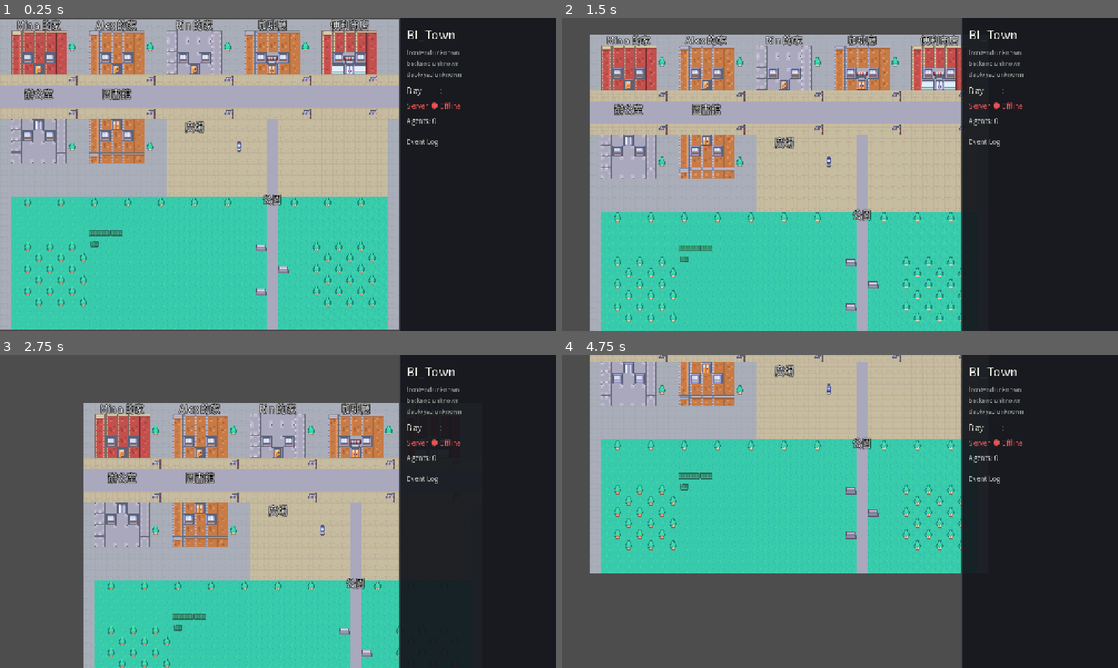
Above: before the commit, frames 1-4 (two rows, left to right).
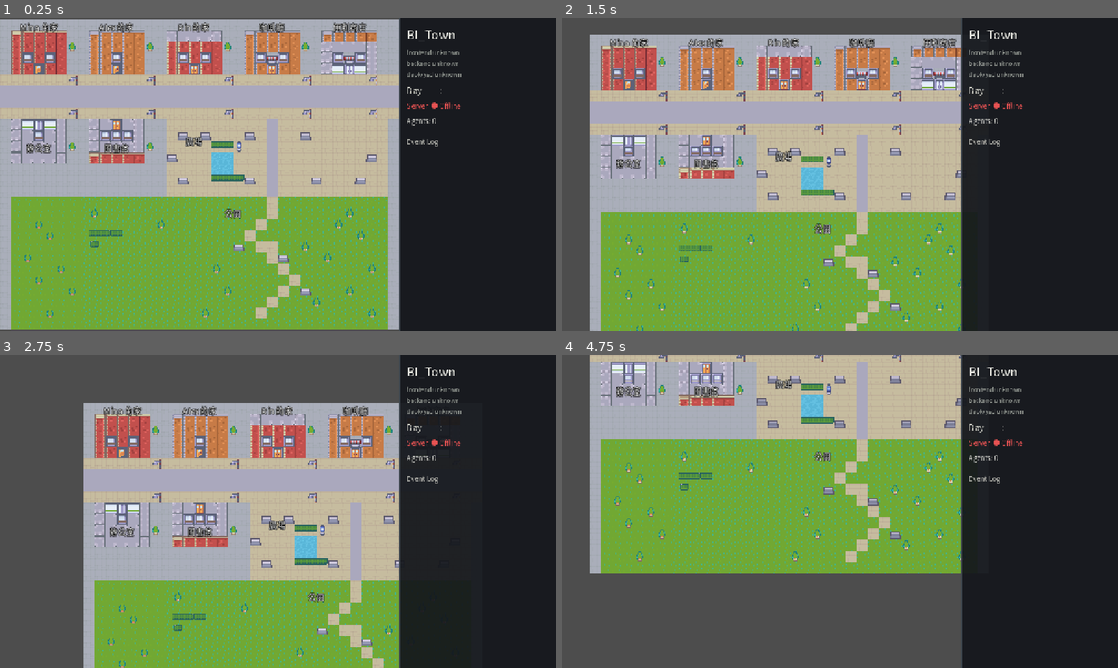
Above: after the commit, the same moments.

Repository: NYCU-Police/BI_Town
Game: Godot game, scene res://scenes/main.tscn
The game is run twice, just before and just after one commit, with the same random seed, the same clock (stepped at 60 frames per second) and the same inputs.
Inputs (mouse positions are in pixels of both pictures, inside the frame that each line leads up to):
- Up to frame 1 (0.25 s): no input
- Up to frame 2 (1.5 s): tap Enter at 0.5 s; drag from (1040, 237) to (895, 105) at 0.52 s; tap Space at 1.25 s; drag from (728, 190) to (812, 237) at 1.27 s
- Up to frame 3 (2.75 s): tap Enter at 2 s; move the mouse to (333, 442) at 2.02 s; click (333, 442) at 2.17 s
- Up to frame 4 (4.75 s): tap Space at 2.75, 4.25 s; drag from (812, 574) to (673, 464) at 2.77 s; tap Enter at 3.5 s; move the mouse to (1006, 558) at 3.52 s; click (1006, 558) at 3.67 s; drag from (673, 464) to (756, 433) at 4.27 s

The runs differ from the first frame. In frame 1, 35% of the frame differs, in the area x 2-70%, y 0-100%; in frame 2, 30%; in frame 3, 20%; in frame 4, 30%.

Commit message:
fix: sit place labels on their own roofs and vary the rebuilt map
The compact map reused facades, a straight park path, and street-level south labels. Shift grass to yellow-green, give each building its own front, and add the plaza pool.

Co-authored-by: Cursor <cursoragent@cursor.com>

Diff:
--- a/game/scripts/town_map.gd
+++ b/game/scripts/town_map.gd
@@ -26,6 +26,7 @@
 const AWNING := Vector2i(6, 8)
 const GLASS := Vector2i(9, 14)
 const SIGN := Vector2i(6, 6)
+const WATER := Vector2i(9, 7)
 
 var _source_id := 0
 var _objects: TileMapLayer
@@ -39,6 +40,12 @@
 	if _objects != null:
 		_objects.texture_filter = TEXTURE_FILTER_NEAREST
 		_objects.y_sort_enabled = true
+	var shader: Shader = load("res://shaders/foliage.gdshader")
+	var tint := ShaderMaterial.new()
+	tint.shader = shader
+	material = tint
+	if _objects != null:
+		_objects.material = tint
 	_rebuild()
 
 
@@ -51,7 +58,7 @@
 	var used: Array[Vector2i] = [
 		GRASS, PAVEMENT, ROAD, WALK, TREE, BENCH, LAMP,
 		HEDGE, HEDGE_END, PLANTER, WINDOW, DOOR_HOME, DOOR_CAFE, DOOR_GLASS,
-		AWNING, GLASS, SIGN,
+		AWNING, GLASS, SIGN, WATER,
 		Vector2i(16, 0), Vector2i(17, 0), Vector2i(20, 0),
 		Vector2i(16, 2), Vector2i(17, 2), Vector2i(20, 2),
 		Vector2i(16, 4), Vector2i(17, 4), Vector2i(20, 4),
@@ -102,17 +109,24 @@
 	for column in [3, 10, 17, 24, 31]:
 		for y in [6, 7]:
 			_ground[Vector2i(column, y)] = ROAD
-	# Grey footpath from the street, through the plaza, into the park.
-	for y in range(9, MAP_H):
+	# Path through the plaza. The park path bends, and is painted later.
+	for y in range(9, 16):
 		_ground[Vector2i(24, y)] = ROAD
 
 
 func _paint_park() -> void:
 	for y in range(16, MAP_H):
 		for x in range(1, MAP_W - 1):
-			if x == 24:
-				continue
 			_ground[Vector2i(x, y)] = GRASS
+	var path: Array[Vector2i] = [
+		Vector2i(24, 16), Vector2i(24, 17), Vector2i(23, 18),
+		Vector2i(22, 19), Vector2i(23, 20), Vector2i(24, 20),
+		Vector2i(24, 21), Vector2i(25, 22), Vector2i(26, 23),
+		Vector2i(25, 24), Vector2i(24, 25), Vector2i(23, 26),
+	]
+	for cell in path:
+		_ground[cell] = WALK
+		_blocked[cell] = true
 
 
 func _paint_plaza() -> void:
@@ -143,14 +157,14 @@
 	var grey_roof := _row(Vector2i(12, 0), Vector2i(13, 0), Vector2i(15, 0), 5)
 	var grey_wall := _row(Vector2i(12, 1), Vector2i(13, 1), Vector2i(15, 1), 5)
 
-	_house(Vector2i(1, 1), red_roof, red_wall, DOOR_HOME, false)
-	_house(Vector2i(8, 1), orange_roof, orange_wall, DOOR_HOME, false)
-	_house(Vector2i(15, 1), grey_roof, grey_wall, DOOR_HOME, false)
-	_house(Vector2i(22, 1), orange_roof, orange_wall, DOOR_CAFE, true)
-	_house(Vector2i(29, 1), red_roof, red_wall, DOOR_GLASS, true)
+	_house(Vector2i(1, 1), red_roof, red_wall, DOOR_HOME, false, [1, 3])
+	_house(Vector2i(8, 1), orange_roof, orange_wall, DOOR_HOME, false, [2])
+	_house(Vector2i(15, 1), grey_roof, red_wall, DOOR_CAFE, false, [1, 3])
+	_house(Vector2i(22, 1), orange_roof, orange_wall, DOOR_CAFE, true, [1, 3])
+	_house(Vector2i(29, 1), orange_roof, grey_wall, DOOR_GLASS, true, [1, 3])
 	# South doors face the street, so the roof is the last row.
-	_house_south(Vector2i(1, 9), grey_roof, grey_wall, DOOR_GLASS)
-	_house_south(Vector2i(8, 9), orange_roof, orange_wall, DOOR_CAFE)
+	_house_south(Vector2i(1, 9), grey_roof, grey_wall, DOOR_GLASS, [2])
+	_house_south(Vector2i(8, 9), red_roof, grey_wall, DOOR_CAFE, [1, 2, 3])
 
 
 func _house(
@@ -159,10 +173,11 @@
 	wall: Array,
 	door: Vector2i,
 	awning: bool,
+	window_at: Array,
 ) -> void:
 	var windows := wall.duplicate()
-	windows[1] = WINDOW
-	windows[3] = WINDOW
+	for index in window_at:
+		windows[index] = WINDOW
 	var entrance := wall.duplicate()
 	entrance[2] = door
 	if door == DOOR_GLASS:
@@ -178,12 +193,16 @@
 	roof: Array,
 	wall: Array,
 	door: Vector2i,
+	window_at: Array,
 ) -> void:
 	var windows := wall.duplicate()
-	windows[1] = WINDOW
-	windows[3] = WINDOW
+	for index in window_at:
+		windows[index] = WINDOW
 	var entrance := wall.duplicate()
 	entrance[2] = door
+	if door == DOOR_GLASS:
+		entrance[1] = GLASS
+		entrance[3] = GLASS
 	_stamp(origin, [entrance, windows, wall, roof])
 
 
@@ -214,24 +233,43 @@
 		_place(Vector2i(gap_x, 11), TREE)
 	_prop(Vector2i(21, 11), SIGN)
 	_blocked[Vector2i(21, 11)] = true
-	for y in range(20, 26):
-		for x in range(2, 8):
-			if (x + y) % 2 == 0:
-				_place(Vector2i(x, y), TREE)
-		for x in range(28, 34):
-			if (x + y) % 2 == 0:
-				_place(Vector2i(x, y), TREE)
-	for x in range(2, MAP_W - 2, 3):
-		if x == 24 or x == 23 or x == 25:
-			continue
-		_place(Vector2i(x, 16), TREE)
-	_place(Vector2i(23, 20), BENCH)
-	_place(Vector2i(25, 22), BENCH)
-	_place(Vector2i(23, 24), BENCH)
+	_paint_fountain()
+	for bench in [
+		Vector2i(16, 10), Vector2i(18, 10), Vector2i(22, 10), Vector2i(27, 10),
+		Vector2i(16, 14), Vector2i(22, 14), Vector2i(28, 14), Vector2i(32, 14),
+		Vector2i(15, 12), Vector2i(33, 12),
+	]:
+		_place(bench, BENCH)
+	for tree in [
+		Vector2i(3, 18), Vector2i(4, 19), Vector2i(2, 21), Vector2i(5, 22),
+		Vector2i(3, 23), Vector2i(6, 24), Vector2i(4, 26),
+		Vector2i(30, 18), Vector2i(32, 19), Vector2i(29, 21), Vector2i(33, 22),
+		Vector2i(31, 24), Vector2i(28, 25), Vector2i(33, 26),
+		Vector2i(19, 22), Vector2i(20, 24), Vector2i(18, 26), Vector2i(27, 20),
+		Vector2i(8, 17), Vector2i(14, 18), Vector2i(31, 17),
+	]:
+		_place(tree, TREE)
+	_place(Vector2i(21, 20), BENCH)
+	_place(Vector2i(25, 21), BENCH)
+	_place(Vector2i(27, 24), BENCH)
 	_place(Vector2i(8, 19), HEDGE)
 	_place(Vector2i(9, 19), HEDGE_END)
 	_place(Vector2i(8, 20), PLANTER)
 	_place(Vector2i(10, 19), HEDGE)
+
+
+func _paint_fountain() -> void:
+	for cell in [Vector2i(19, 12), Vector2i(20, 12), Vector2i(19, 13), Vector2i(20, 13)]:
+		_prop(cell, WATER)
+		_blocked[cell] = true
+	for cell in [
+		Vector2i(19, 11), Vector2i(20, 11), Vector2i(21, 11),
+		Vector2i(19, 14), Vector2i(20, 14), Vector2i(21, 14),
+	]:
+		if _blocked.has(cell):
+			continue
+		_prop(cell, HEDGE if cell.x < 21 else HEDGE_END)
+		_blocked[cell] = true
 
 
 func _place(cell: Vector2i, tile: Vector2i) -> void:
--- a/game/scripts/world.gd
+++ b/game/scripts/world.gd
@@ -26,18 +26,18 @@
 	"park": "公園",
 }
 
-## North-row places sit under a roof, so the label goes above that roof.
-## South-row places extend downward; the label stays above the door.
-const _LABEL_Y := {
-	"mina_home": -100.0,
-	"alex_home": -100.0,
-	"rin_home": -100.0,
-	"cafe": -100.0,
-	"store": -100.0,
-	"office": -48.0,
-	"library": -48.0,
-	"plaza": -48.0,
-	"park": -72.0,
+## Building labels are centered on the roof and sit on its top edge.
+## South-row roofs are the bottom row, so those labels stay on the building.
+const _LABEL_OFFSET := {
+	"mina_home": Vector2(-72, -96),
+	"alex_home": Vector2(-72, -96),
+	"rin_home": Vector2(-72, -96),
+	"cafe": Vector2(-72, -96),
+	"store": Vector2(-72, -96),
+	"office": Vector2(-72, 30),
+	"library": Vector2(-72, 30),
+	"plaza": Vector2(-72, -28),
+	"park": Vector2(-128, -52),
 }
 
 @export var npc_scene: PackedScene
@@ -59,15 +59,15 @@
 		node.position = POIS[poi_id]
 		var label := Label.new()
 		label.text = str(PLACE_NAMES[poi_id])
-		label.position = Vector2(-72, float(_LABEL_Y[poi_id]))
-		label.size = Vector2(144, 22)
+		label.position = _LABEL_OFFSET[poi_id]
+		label.size = Vector2(144, 16)
 		label.horizontal_alignment = HORIZONTAL_ALIGNMENT_CENTER
 		label.vertical_alignment = VERTICAL_ALIGNMENT_CENTER
 		label.mouse_filter = Control.MOUSE_FILTER_IGNORE
 		label.add_theme_color_override("font_color", Color.WHITE)
 		label.add_theme_color_override("font_outline_color", Color(0, 0, 0, 1))
 		label.add_theme_constant_override("outline_size", 4)
-		label.add_theme_font_size_override("font_size", 14)
+		label.add_theme_font_size_override("font_size", 12)
 		node.add_child(label)
 		pois_root.add_child(node)
 
--- /dev/null
+++ b/game/shaders/foliage.gdshader
@@ -0,0 +1,13 @@
+shader_type canvas_item;
+
+// Kenney grass and pines are mint. Shift only pixels where green leads,
+// and leave blue water, roads, and trunks alone.
+void fragment() {
+	vec4 color = texture(TEXTURE, UV);
+	float teal = smoothstep(0.10, 0.40, color.g - color.r)
+		* smoothstep(0.05, 0.35, color.b - color.r)
+		* smoothstep(0.02, 0.14, color.g - color.b);
+	float shade = dot(color.rgb, vec3(0.25, 0.55, 0.20));
+	vec3 grass = vec3(0.40, 0.58, 0.16) * (0.50 + shade);
+	COLOR = vec4(mix(color.rgb, grass, teal), color.a);
+}
